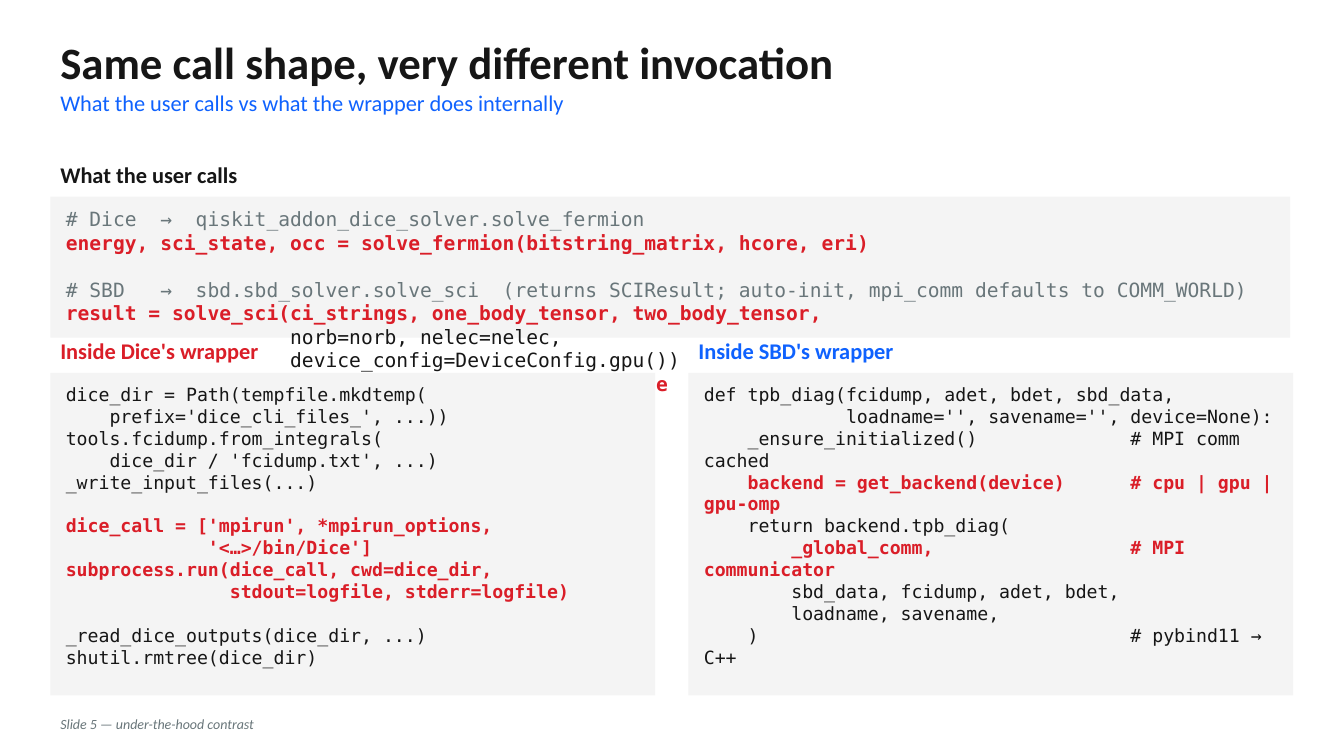
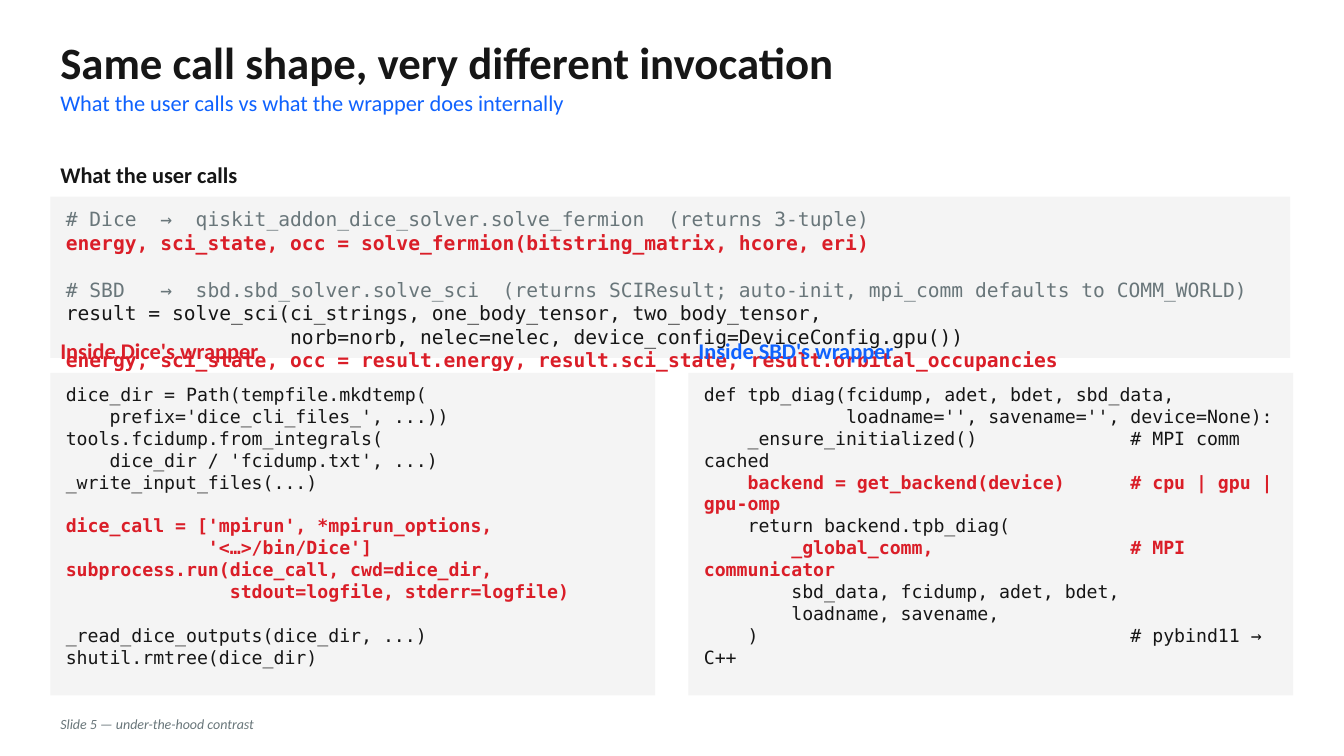
Before and after one commit to hfwen0502/sbd, a slide deck: slide 5 of .github/SBD_PYTHON_DECK.pptx. Drawn at 1344x756 pixels with LibreOffice and Linux fonts; fonts in the diff are those of the drawing. Boxes give left, top, right and bottom in pixels: in the first picture for what was removed or moved away, otherwise in the second. Text is boxed around its words. In the diff, an @@ line names an element or a change of style, - is before the commit and + after.

```diff
--- a/.github/SBD_PYTHON_DECK.pptx
+++ b/.github/SBD_PYTHON_DECK.pptx
@@ rectangle: place and size @@
-rectangle at (50, 197, 1291, 338)
+rectangle at (50, 197, 1291, 358)
@@ text at (89, 211, 868, 231): text changed @@
-# Dice → qiskit_addon_dice_solver.solve_fermion
+# Dice → qiskit_addon_dice_solver.solve_fermion (returns 3-tuple)
@@ text at (66, 329, 1200, 443): text changed; text colour #161616 to #DA1E28 @@
-norb=norb, nelec=nelec,
-device_config=DeviceConfig.gpu())
-energy, sci_state = result.energy, result.sci_state
+norb=norb, nelec=nelec, device_config=DeviceConfig.gpu())
+energy, sci_state, occ = result.energy, result.sci_state, result.orbital_occupancies
+# ^^^^^^^^^^^^^^^^^^^^^^^^^
+# (avg α-occ, avg β-occ) — same shape as Dice's `occ`
@@ text at (66, 305, 822, 325): text colour #DA1E28 to #161616, bold off in "result = solve_sci(ci_strings, one_body_tensor, two_body_ten ..." @@
```
Also in this commit, not shown: 2 other files.
